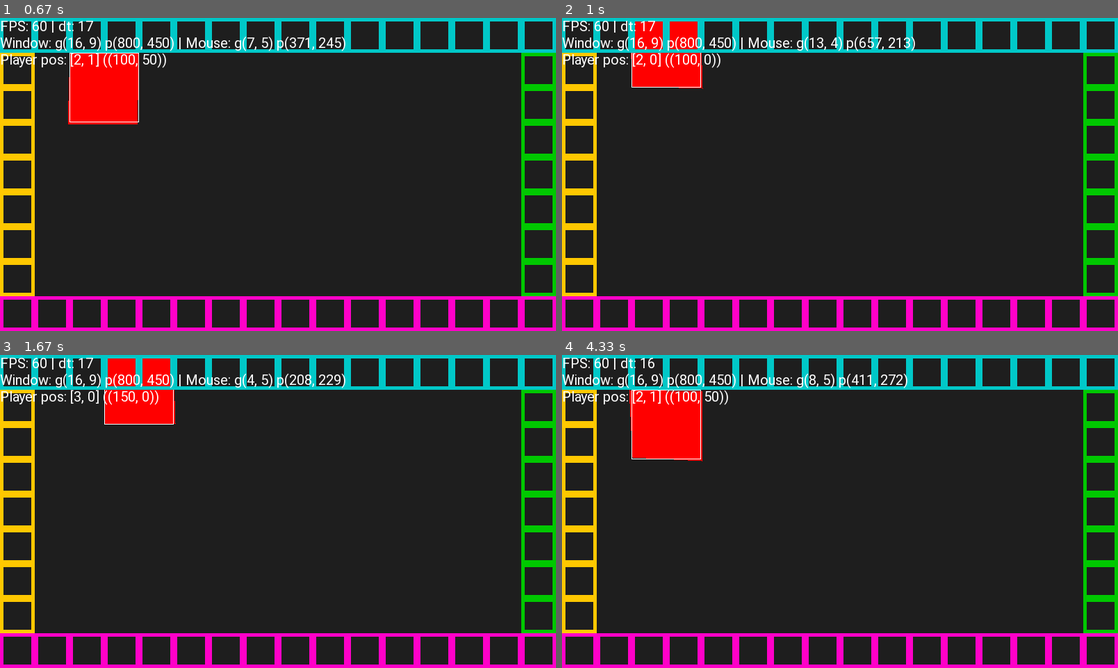
Above: before the commit, frames 1-4 (two rows, left to right).
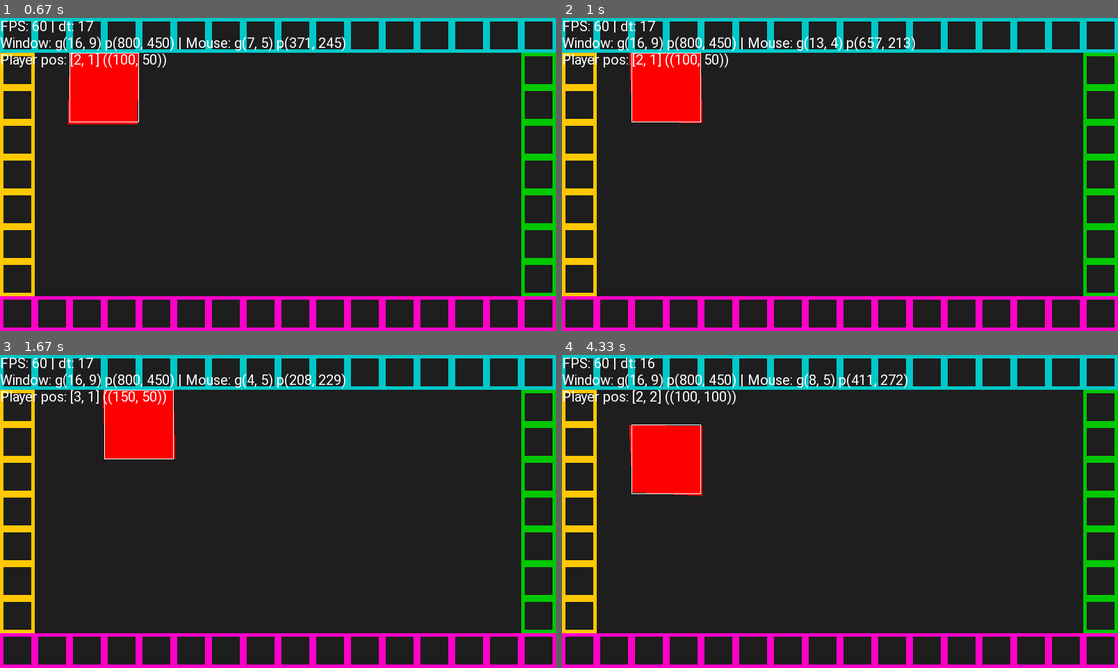
Above: after the commit, the same moments.

Repository: sustainablelab/kurt_pygame_examples
Game: pygame game, started from example2.py
The game is run twice, just before and just after one commit, with the same random seed, the same clock (stepped at 60 frames per second) and the same inputs.
Inputs (mouse positions are in pixels of both pictures, inside the frame that each line leads up to):
- Up to frame 1 (0.67 s): hold D from 0.33 s (still down); move the mouse to (255, 187) at 0.37 s
- Up to frame 2 (1 s): release D at 0.8 s; hold W from 0.83 s (still down); move the mouse to (1017, 165) at 0.87 s
- Up to frame 3 (1.67 s): release W at 1.13 s; hold D 1.17-1.63 s; move the mouse to (144, 514) at 1.2 s
- Up to frame 4 (4.33 s): hold A 1.67-2.2 s; move the mouse to (667, 464) at 1.7 s; hold S 2.23-2.53 s; move the mouse to (923, 401) at 2.27 s; hold A 2.57-2.97 s; move the mouse to (906, 539) at 2.6 s; hold W 3-3.37 s; move the mouse to (851, 405) at 3.03 s; hold D 3.4-4.03 s; move the mouse to (639, 502) at 3.43 s; hold S from 4.07 s (still down); move the mouse to (845, 542) at 4.1 s

Frame 1 is identical in both runs. In frame 2, 2.5% of the frame differs, in the area x 12-30%, y 1-34%; in frame 3, 2.5%; in frame 4, 3.0%, in the area x 12-32%, y 11-46%.

Commit message:
Collide with the walls

Diff:
--- a/example2.py
+++ b/example2.py
@@ -8,7 +8,7 @@
 [ ] control size with a key
 [x] set up logging
 [x] draw walls
-[ ] collide with the walls
+[x] collide with the walls
 [x] make a Player class: track position in a debug rect, but draw as a wiggling polygon rect
 [x] make a TileMap class: move wall code to TileMap
 [x] Update Player and TileMap to use game coordinates instead of pixel coordinates
@@ -124,6 +124,39 @@
             self.art[3][0] += random.uniform(-w,w)
             self.art[3][1] += random.uniform(-w,w)
 
+    def is_collision(self, pos:tuple) -> bool:
+        """Check if player collides with TileMap.
+
+        Check for collisions at all four tiles that make up the player.
+        """
+        collision = False
+        tiles = [(pos[0],   pos[1]),   # topleft
+                 (pos[0]+1, pos[1]),   # topright
+                 (pos[0],   pos[1]+1), # bottomleft
+                 (pos[0]+1, pos[1]+1)] # bottomright
+        for tile in tiles:
+            name = f"({tile[0]},{tile[1]})"
+            if name in self.game.tile_map.tiles:
+                collision = True
+                break
+        return collision
+
+    def move_up(self) -> None:
+        self.pos[1] -= 1
+        if self.is_collision(self.pos): self.pos[1] += 1
+
+    def move_left(self) -> None:
+        self.pos[0] -= 1
+        if self.is_collision(self.pos): self.pos[0] += 1
+
+    def move_down(self) -> None:
+        self.pos[1] += 1
+        if self.is_collision(self.pos): self.pos[1] -= 1
+
+    def move_right(self) -> None:
+        self.pos[0] += 1
+        if self.is_collision(self.pos): self.pos[0] -= 1
+
 class TileMap:
     def __init__(self, game):
         self.game = game
@@ -132,7 +165,14 @@
     def make_tiles(self) -> None:
         """Create a dict of tiles in self.tiles.
 
-        Each tile is a dict: {'rect':Rect, 'color':Color}.
+        Each tile is a dict:
+            {"(0,0)":                   # tile "key" is its position as a string
+                {"rect":                # value is another dict
+                    {"topleft": [0, 0],
+                     "size": [50, 50]},
+                     "color": [0, 200, 200]},
+            "(0,1)":
+                {...
         """
         self.tiles = {}
         def make_wall_vertical(color, tile_size, x, num_tiles):
@@ -167,7 +207,7 @@
         make_wall_horizontal(Color(0,200,200),tile_size,y=top,   num_tiles=math.ceil(window_width/tile_size))
         make_wall_horizontal(Color(255,0,200),tile_size,y=bottom,num_tiles=math.ceil(window_width/tile_size))
 
-    def make_tiles_old(self) -> None:
+    def make_tiles_old(self) -> None: # Delete after Kurt sees this
         """Create a list of tiles in self.tiles.
 
         Each tile is a dict: {'rect':Rect, 'color':Color}.
@@ -198,7 +238,7 @@
         make_wall_horizontal(Color(0,   200, 200), tile_size, y=top,    num_tiles=math.ceil(window_width/tile_size))
         make_wall_horizontal(Color(255, 0,   200), tile_size, y=bottom, num_tiles=math.ceil(window_width/tile_size))
 
-    def render_old(self, surf:pygame.Surface) -> None:
+    def render_old(self, surf:pygame.Surface) -> None: # Delete after Kurt sees this
         for tile in self.tiles:
             pygame.draw.rect(surf, tile['color'], tile['rect'])
 
@@ -244,21 +284,19 @@
         kmod = pygame.key.get_mods()
         match event.key:
             case pygame.K_q: sys.exit()
-            case pygame.K_w:
-                self.player.pos[1] -= 1
-            case pygame.K_a:
-                self.player.pos[0] -= 1
+            case pygame.K_a: self.player.move_left()
+            case pygame.K_d: self.player.move_right()
+            case pygame.K_w: self.player.move_up()
             case pygame.K_s:
-                if (kmod & pygame.KMOD_CTRL):
-                    logger.debug(f"Saved tile map to \"{self.save_file}\"")
-                    with open(self.save_file, 'w') as fp:
-                        json.dump(self.tile_map.tiles, fp)
-                else:
-                    self.player.pos[1] += 1
-            case pygame.K_d:
-                self.player.pos[0] += 1
+                if (kmod & pygame.KMOD_CTRL): self.save()
+                else: self.player.move_down()
             case pygame.K_F2:
                 self.debug = not self.debug
+
+    def save(self) -> None:
+        logger.debug(f"Saved tile map to \"{self.save_file}\"")
+        with open(self.save_file, 'w') as fp:
+            json.dump(self.tile_map.tiles, fp)
 
     def game_loop(self):
         self.handle_events()
